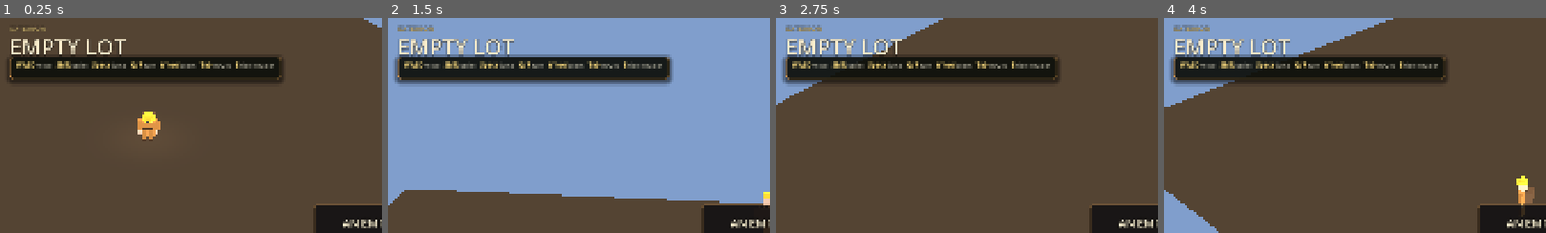
Above: before the commit, frames 1-4 (left to right).
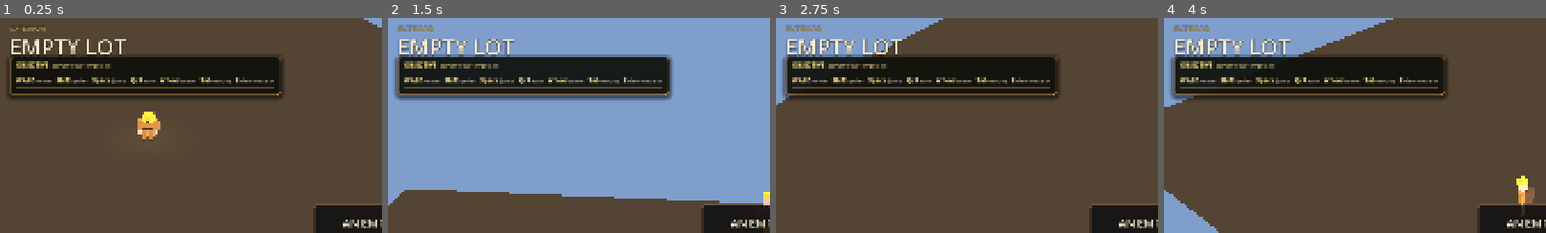
Above: after the commit, the same moments.

Repository: jaredclarkgay/space-tower-iso
Game: Godot game, scene res://scenes/tower/tower.tscn
Same seed, same stepped clock (60 frames per second), same inputs: the game is played once before the commit and once after it.
Inputs (mouse positions are % of the whole screen's width and height, from its top left):
- Up to frame 1 (0.25 s): no input
- Up to frame 2 (1.5 s): tap Enter at 0.5 s; move the mouse to (72, 45) at 0.52 s; hold D (move_right) 0.53-1.25 s; hold Middle mouse button (camera_pan) 0.53-1.25 s; click (72, 45) at 0.67 s; tap Space (jump) at 0.77 s; drag from (30, 55) to (45, 70) at 1.27 s
- Up to frame 3 (2.75 s): move the mouse to (60, 28) at 2.02 s; hold D (move_right) from 2.03 s (still down); hold R (camera_rotate_right) from 2.03 s (still down)
- Up to frame 4 (4 s): release D (move_right) at 2.75 s; release R (camera_rotate_right) at 2.75 s; drag from (45, 70) to (20, 35) at 2.77 s; tap Space (jump) at 3.5, 3.77 s; move the mouse to (80, 65) at 3.52 s; hold A (move_left) from 3.53 s (still down); hold Mouse wheel down (camera_zoom_out) from 3.53 s (still down)
The pictures show only the part of the screen within x 0-50%, y 0-50%; the shares and areas given below are measured in that part.

The runs differ from the first frame. In frame 1, 7.7% of the frame differs, in the area x 1-75%, y 20-39%; in frame 2, 8.4%; in frame 3, 7.8%; in frame 4, 7.8%.

Commit message:
feat(director): per-phase HUD objective line (step 4)
tower_hud now shows an arc-objective line at the top of the wayfinding panel,
driven off GameDirector.phase_changed (independent of the per-floor set_floor).
EMPTY_LOT -> "Survey your empty lot."; in the tower the BUILD_STRUCTURE line
reads "Raise the tower, floor by floor."; etc. Reuses the panel + hint styles.
Placeholder copy in the OBJECTIVE map, easily reworded.

Verified (windowed): objective tracks the phase on the exterior and after the
hire-handoff into the Garden. Parse clean.

Co-Authored-By: Claude Opus 4.8 (1M context) <noreply@anthropic.com>

Diff:
--- a/scenes/tower/tower_hud.gd
+++ b/scenes/tower/tower_hud.gd
@@ -46,12 +46,26 @@
 }
 const MOVE_LINE := "[WASD] move   [Shift] sprint   [Space] jump   [Q/R] turn   [Wheel] zoom   [Tab] survey   [E] ride elevator"
 
+# Per-phase objective line, driven off GameDirector.phase_changed. Reflects the
+# arc phase (not the floor), so it persists across the exterior and every floor.
+# Placeholder copy — reword freely.
+const OBJECTIVE := {
+	0: "Survey your empty lot.",                       # EMPTY_LOT
+	1: "Choose a partner to break ground with.",       # HIRE_PARTNER
+	2: "Raise the tower, floor by floor.",             # BUILD_STRUCTURE
+	3: "Fit out each floor inside.",                   # BUILD_INTERIORS
+	4: "Bring every floor to life.",                   # ACTIVATE_FLOORS
+	5: "Share what you grow with the world.",          # SHARE
+	6: "Settle into the rhythm of day and night.",     # TEMPORAL
+}
+
 var _garden_group: Control
 var _utility_group: Control
 var _schematic: Node
 
 var _eyebrow: Label
 var _title: Label
+var _objective_label: RichTextLabel
 var _move_label: RichTextLabel
 var _here_label: RichTextLabel
 
@@ -77,6 +91,12 @@
 	_build_wayfinding()
 	_build_resources()
 	_displayed_cash = int(_gs.cash)
+	# Objective line tracks the arc phase, not the floor.
+	var gd: Node = get_node_or_null("/root/GameDirector")
+	if gd:
+		if gd.has_signal("phase_changed"):
+			gd.phase_changed.connect(_set_objective)
+		_set_objective(int(gd.current_phase))
 
 
 # Called by tower_controller when the player's current floor changes.
@@ -97,6 +117,13 @@
 		_utility_group.visible = (level == 0)
 	if _res_panel:
 		_res_panel.visible = (level == 1)
+
+
+# Updates the arc objective line. Connected to GameDirector.phase_changed and
+# seeded once in _ready.
+func _set_objective(phase: int) -> void:
+	if _objective_label:
+		_objective_label.text = _format_hint("[OBJECTIVE]  " + String(OBJECTIVE.get(phase, "")))
 
 
 func _process(delta: float) -> void:
@@ -171,6 +198,15 @@
 	vbox.mouse_filter = Control.MOUSE_FILTER_IGNORE
 	margin.add_child(vbox)
 
+	# Arc objective (driven by GameDirector.phase_changed) sits above the controls.
+	_objective_label = _hint_label()
+	_objective_label.add_theme_color_override("default_color", AMBER)
+	vbox.add_child(_objective_label)
+
+	var obj_rule := HSeparator.new()
+	obj_rule.add_theme_stylebox_override("separator", _divider_style())
+	vbox.add_child(obj_rule)
+
 	_move_label = _hint_label()
 	_move_label.text = _format_hint(MOVE_LINE)
 	vbox.add_child(_move_label)
